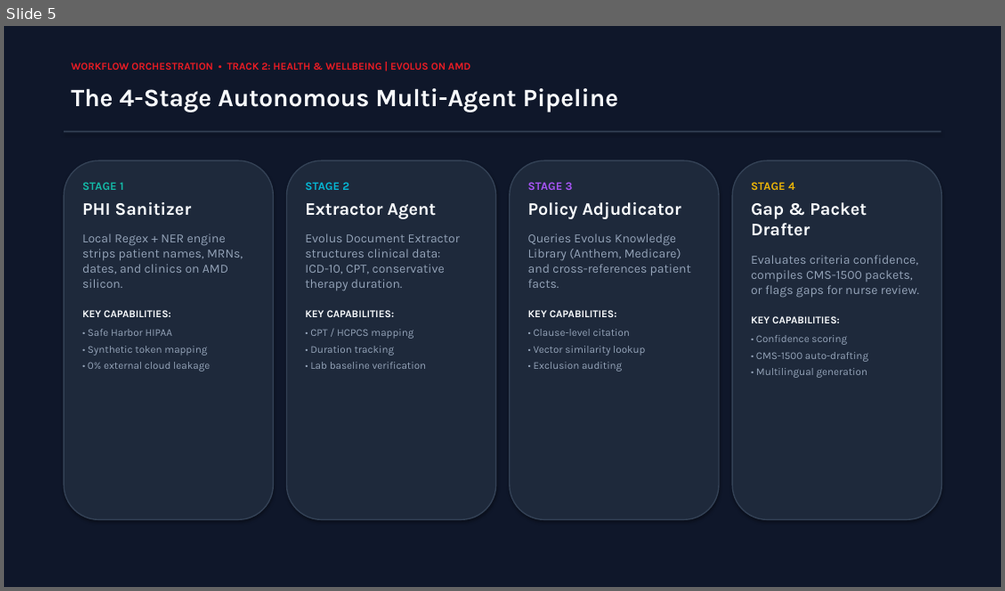
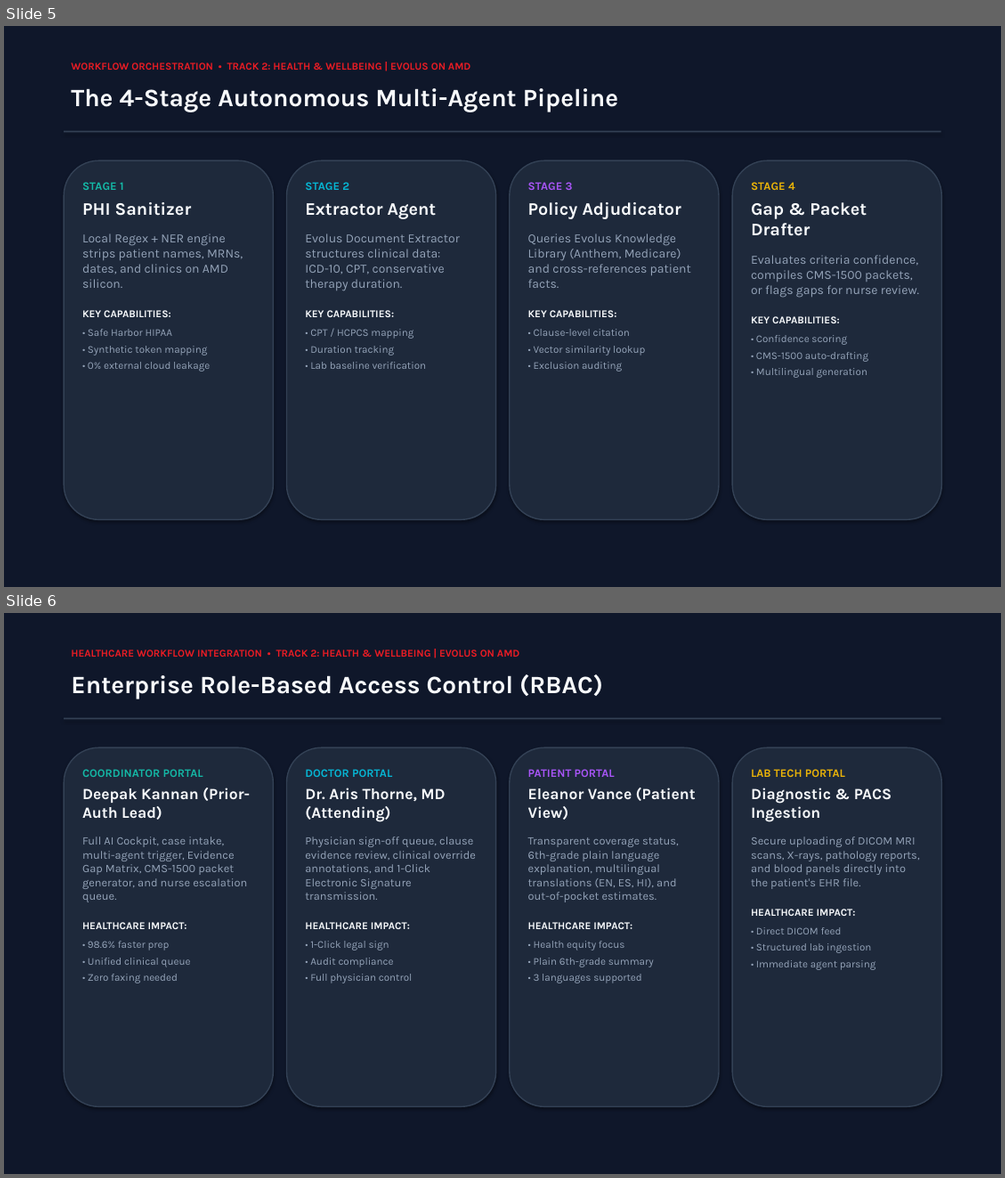
Before and after one commit to deepak0kannan/CareAuth-ROCm, a slide deck: CareAuth_ROCm_Prototype_Presentation.pptx. Shown one above the other, each under a label of ours: slide 5 before the commit, slides 5 and 6 after it. The pictures are 1005x591 and 1005x1178 pixels, drawn with LibreOffice and Linux fonts; fonts in the diff are those of the drawing. Boxes give left, top, right and bottom in pixels: in the first picture for what was removed or moved away, otherwise in the second. Text is boxed around its words. In the diff, an @@ line names an element or a change of style, - is before the commit and + after.

Commit message:
Update master presentation deck with 14 comprehensive slides and multi-role clinical portals

```diff
--- a/CareAuth_ROCm_Prototype_Presentation.pptx
+++ b/CareAuth_ROCm_Prototype_Presentation.pptx
@@ slide 6 added at (x1=4, y1=613, x2=1001, y2=1174), background #FFFFFF @@
@@ rectangle added at (x1=4, y1=613, x2=1001, y2=1174), fill #0F172A @@
@@ text added at (x1=71, y1=649, x2=519, y2=657), 10 pt, text #ED1C24, bold @@
+HEALTHCARE WORKFLOW INTEGRATION • TRACK 2: HEALTH & WELLBEING | EVOLUS ON AMD
@@ text added at (x1=71, y1=674, x2=603, y2=699), 24 pt, text #F8FAFC, bold @@
+Enterprise Role-Based Access Control (RBAC)
@@ rectangle added at (x1=64, y1=718, x2=941, y2=719), fill #334155 @@
@@ rounded rectangle added at (x1=64, y1=747, x2=273, y2=1107), fill #1E293B, outline #334155 1.2 pt @@
@@ text added at (x1=82, y1=769, x2=250, y2=983), 11 pt, text #94A3B8 @@
+COORDINATOR PORTAL
+Deepak Kannan (Prior-Auth Lead)
+Full AI Cockpit, case intake, multi-agent trigger, Evidence Gap Matrix, CMS-1500 packet generator, and nurse escalation queue.
+HEALTHCARE IMPACT:
+• 98.6% faster prep
+• Unified clinical queue
+• Zero faxing needed
@@ rounded rectangle added at (x1=287, y1=747, x2=496, y2=1107), fill #1E293B, outline #334155 1.2 pt @@
@@ text added at (x1=305, y1=769, x2=476, y2=983), 11 pt, text #94A3B8 @@
+DOCTOR PORTAL
+Dr. Aris Thorne, MD (Attending)
+Physician sign-off queue, clause evidence review, clinical override annotations, and 1-Click Electronic Signature transmission.
+HEALTHCARE IMPACT:
+• 1-Click legal sign
+• Audit compliance
+• Full physician control
@@ rounded rectangle added at (x1=510, y1=747, x2=719, y2=1107), fill #1E293B, outline #334155 1.2 pt @@
@@ text added at (x1=528, y1=769, x2=696, y2=983), 11 pt, text #94A3B8 @@
+PATIENT PORTAL
+Eleanor Vance (Patient View)
+Transparent coverage status, 6th-grade plain language explanation, multilingual translations (EN, ES, HI), and out-of-pocket estimates.
+HEALTHCARE IMPACT:
+• Health equity focus
+• Plain 6th-grade summary
+• 3 languages supported
@@ rounded rectangle added at (x1=732, y1=747, x2=942, y2=1107), fill #1E293B, outline #334155 1.2 pt @@
@@ text added at (x1=751, y1=769, x2=920, y2=970), 11 pt, text #94A3B8 @@
+LAB TECH PORTAL
+Diagnostic & PACS Ingestion
+Secure uploading of DICOM MRI scans, X-rays, pathology reports, and blood panels directly into the patient's EHR file.
+HEALTHCARE IMPACT:
+• Direct DICOM feed
+• Structured lab ingestion
+• Immediate agent parsing
```
Also in this commit, not shown: 3 slides changed, 1 other slide added, 1 other file.
